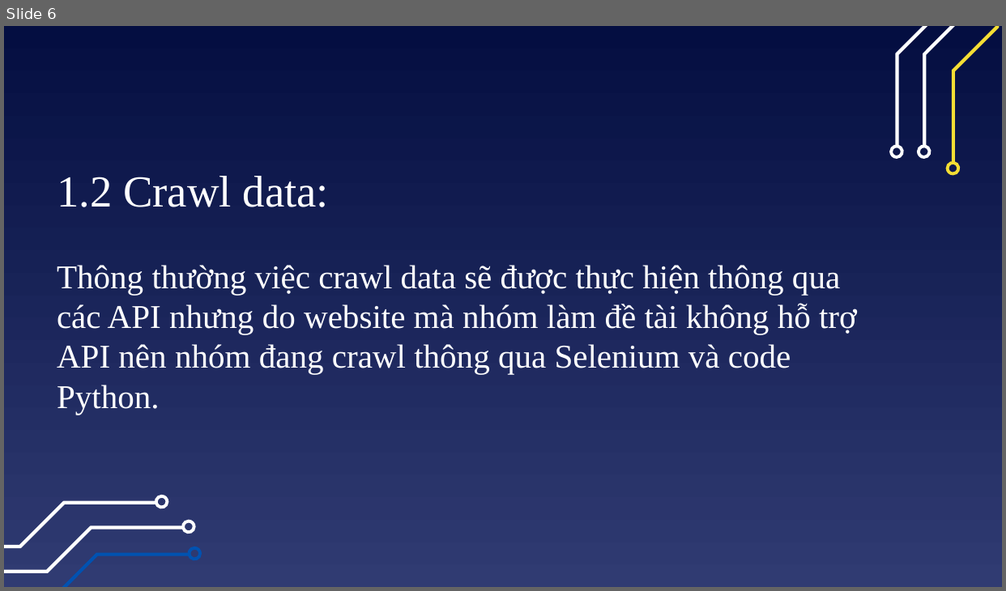
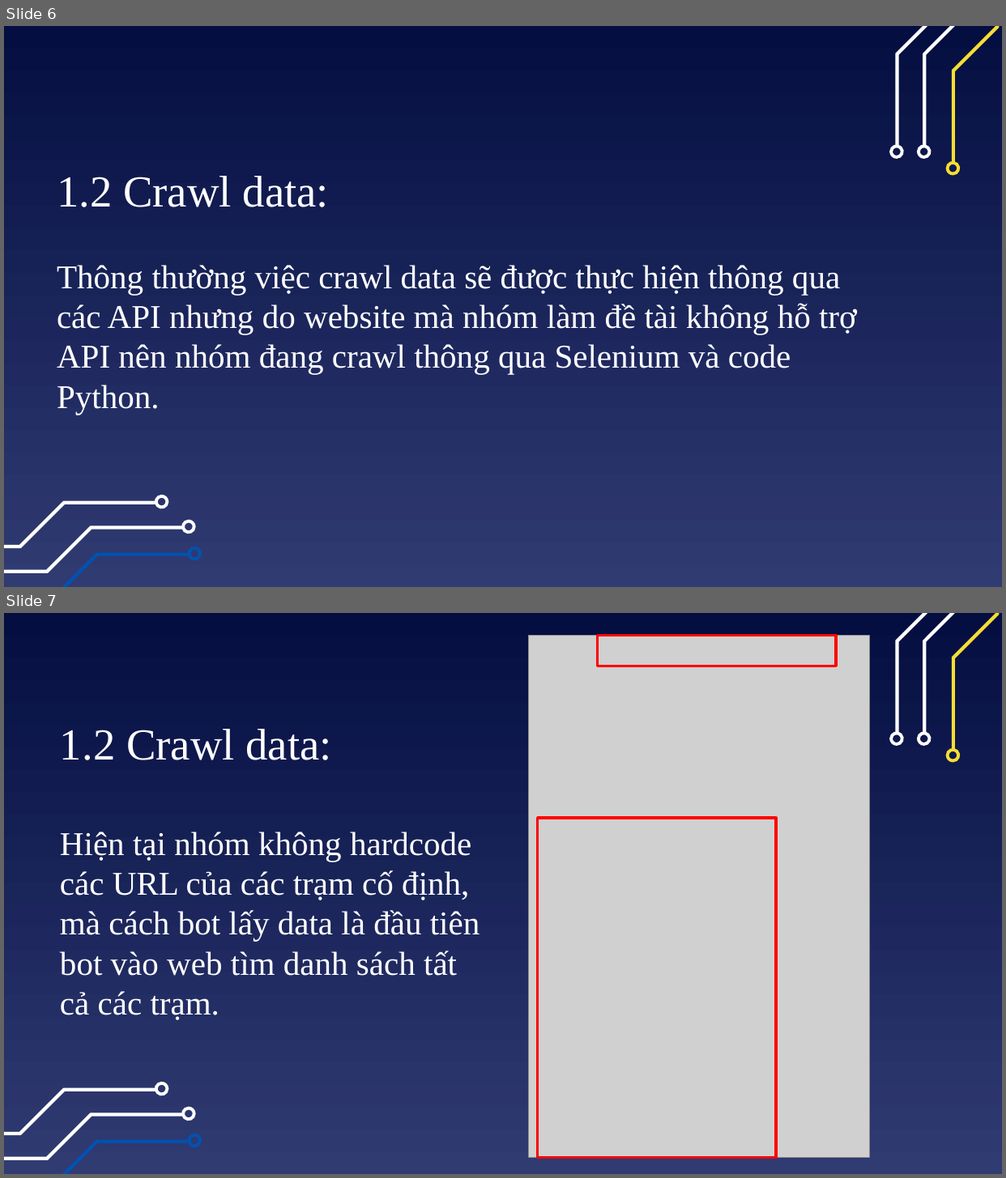
Before and after one commit to quandum/hcm_air_quality, a slide deck: report/[KyThuatXuLyDuLieu]Báo cáo đồ án cuối kỳ_Nhóm_11.pptx. Shown one above the other, each under a label of ours: slide 6 before the commit, slides 6 and 7 after it. The pictures are 1006x591 and 1006x1178 pixels, drawn with LibreOffice and Linux fonts; fonts in the diff are those of the drawing; grey boxes stand for pictures. Boxes give left, top, right and bottom in pixels: in the first picture for what was removed or moved away, otherwise in the second. Text is boxed around its words. In the diff, an @@ line names an element or a change of style, - is before the commit and + after.

```diff
--- a/report/[KyThuatXuLyDuLieu]Báo cáo đồ án cuối kỳ_Nhóm_11.pptx
+++ b/report/[KyThuatXuLyDuLieu]Báo cáo đồ án cuối kỳ_Nhóm_11.pptx
@@ slide 7 added at (x1=4, y1=613, x2=1002, y2=1174), background gradient #040E41 to #303B72; not listed: 12 template elements that a slide beside it also shows @@
@@ picture added at (x1=529, y1=635, x2=869, y2=1158) @@
@@ rectangle added at (x1=598, y1=635, x2=836, y2=666), outline #FF0000 2 pt @@
@@ text added at (x1=60, y1=729, x2=480, y2=1020), 24 pt, text #FFFFFF @@
+1.2 Crawl data:
+Hiện tại nhóm không hardcode các URL của các trạm cố định, mà cách bot lấy data là đầu tiên bot vào web tìm danh sách tất cả các trạm.
@@ rectangle added at (x1=538, y1=818, x2=777, y2=1158), outline #FF0000 2 pt @@
```
Also in this commit, not shown: 4 slides changed, 1 other slide added.
